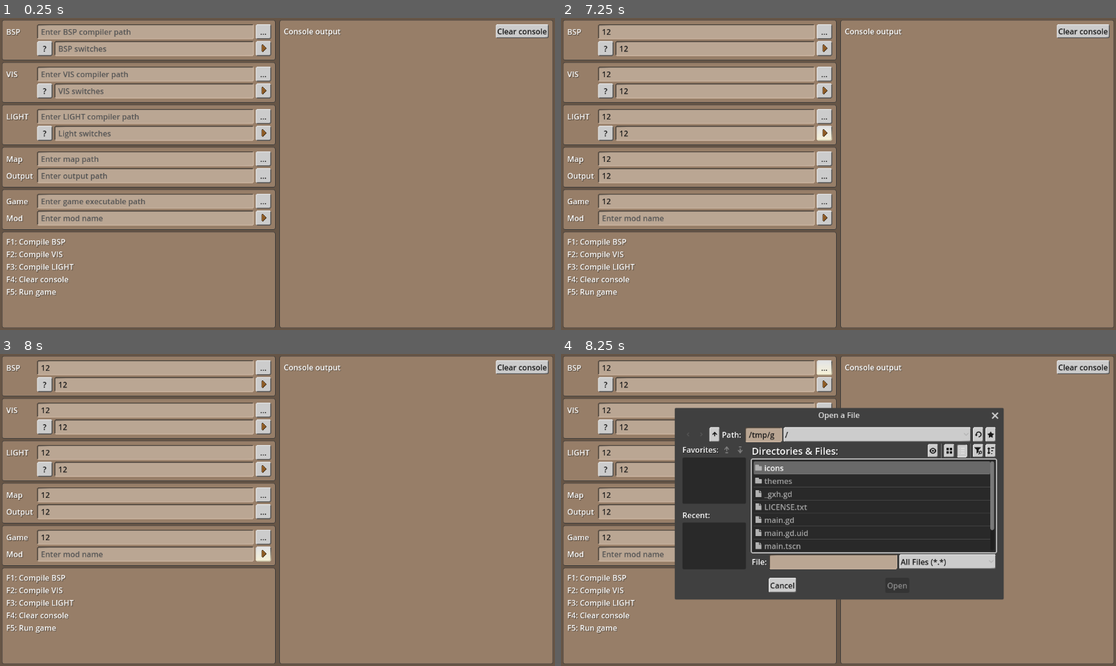
Above: before the commit, frames 1-4 (two rows, left to right).
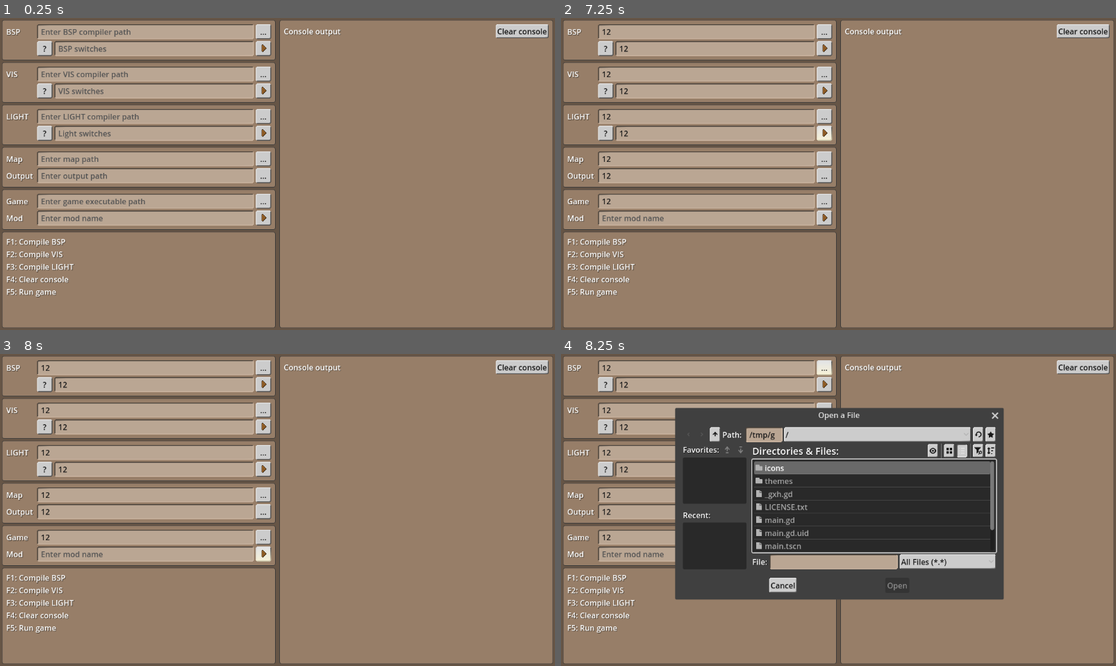
Above: after the commit, the same moments.

Repository: VictorKarp/Quakompiler
Game: Godot game, scene res://main.tscn
Two runs of this game, one before a commit and one after it. Both use one fixed random seed, a clock stepped at 60 frames per second and the inputs below.
Inputs (mouse positions are in pixels of both pictures, inside the frame that each line leads up to):
- Up to frame 1 (0.25 s): no input
- Up to frame 2 (7.25 s): click (705, 30) at 0.52 s; type "12" at 0.6 s; click (716, 49) at 0.75 s; type "12" at 0.83 s; click (705, 74) at 0.98 s; type "12" at 1.07 s; click (716, 89) at 1.27 s; type "12" at 1.35 s; click (705, 117) at 1.5 s; type "12" at 1.58 s; click (716, 133) at 1.73 s; type "12" at 1.82 s; click (705, 158) at 2.02 s; type "12" at 2.1 s; click (705, 177) at 2.25 s; type "12" at 2.33 s; click (705, 202) at 2.48 s; type "12" at 2.57 s; click "?" at 2.75 s; click (821, 49) at 3.5 s; click "?" at 4.25 s; click (821, 89) at 5 s; click "?" at 5.75 s; click (821, 133) at 6.5 s
- Up to frame 3 (8 s): click (260, 553) at 7.25 s
- Up to frame 4 (8.25 s): click "..." at 8 s

Frames 1-3 are identical in both runs. In frame 4, 1.3% of the frame differs, in the area x 20-70%, y 17-79%.

Commit message:
Rename various functions

Diff:
--- a/main.gd
+++ b/main.gd
@@ -8,10 +8,10 @@
 	%SelectVisPath.pressed.connect(_show_vis_browser)
 	%SelectLightPath.pressed.connect(_show_light_browser)
 	%SelectGamePath.pressed.connect(_show_game_browser)
-	%RunGame.pressed.connect(_on_run_game_pressed)
-	%BspHelp.pressed.connect(_on_bsp_help_pressed)
-	%VisHelp.pressed.connect(_on_vis_help_pressed)
-	%LightHelp.pressed.connect(_on_light_help_pressed)
+	%RunGame.pressed.connect(_run_game)
+	%BspHelp.pressed.connect(_print_bsp_help)
+	%VisHelp.pressed.connect(_print_vis_help)
+	%LightHelp.pressed.connect(_print_light_help)
 
 	%BspPath.text_changed.connect(_on_config_value_changed)
 	%BspSwitches.text_changed.connect(_on_config_value_changed)
@@ -60,7 +60,7 @@
 	if event.is_action_pressed("clear_console"):
 		_clear_console()
 	if event.is_action_pressed("run"):
-		_on_run_game_pressed()
+		_run_game()
 
 
 func _show_bsp_browser() -> void:
@@ -87,7 +87,7 @@
 	%SelectOutputDialog.popup_centered()
 
 
-func _on_run_game_pressed() -> void:
+func _run_game() -> void:
 	var basedir = _get_game_path().get_base_dir()
 	var map = _get_map_name()
 	OS.create_process(_get_game_path(), ["-basedir", basedir, "+game",
@@ -96,7 +96,7 @@
 
 func _compile_bsp() -> void:
 	var output = []
-	var switches = _get_bsp_switches()
+	var switches = _get_bsp_switches_array()
 	var args: PackedStringArray
 	if switches:
 		args = [_get_map_path()]
@@ -110,10 +110,10 @@
 
 func _compile_vis() -> void:
 	var output = []
-	var switches = _get_vis_switches()
+	var switches = _get_vis_switches_array()
 	var args: PackedStringArray
 	if switches:
-		args = _get_vis_switches()
+		args = _get_vis_switches_array()
 		args.append(_get_output_path())
 	else:
 		args = [_get_output_path()]
@@ -123,7 +123,7 @@
 
 func _compile_light() -> void:
 	var output = []
-	var switches = _get_light_switches()
+	var switches = _get_light_switches_array()
 	var args: PackedStringArray
 	if switches:
 		args = switches
@@ -191,7 +191,7 @@
 	%LightPath.text_changed.emit(value)
 
 
-func _get_bsp_switches():
+func _get_bsp_switches_array():
 	return %BspSwitches.text.split(" ", false)
 
 
@@ -203,7 +203,7 @@
 	%BspSwitches.text = value
 
 
-func _get_vis_switches():
+func _get_vis_switches_array():
 	return %VisSwitches.text.split(" ", false)
 
 
@@ -215,7 +215,7 @@
 	%VisSwitches.text = value
 
 
-func _get_light_switches():
+func _get_light_switches_array():
 	return %LightSwitches.text.split(" ", false)
 
 
@@ -245,33 +245,32 @@
 	%ModName.text_changed.emit(value)
 
 
-func _on_bsp_help_pressed() -> void:
+func _print_bsp_help() -> void:
 	var output: Array
 	OS.execute(%BspPath.text, [], output)
 	_print_array_to_console(output, true, true)
 
 
-func _on_vis_help_pressed() -> void:
+func _print_vis_help() -> void:
 	var output: Array
 	OS.execute(%VisPath.text, [], output)
 	_print_array_to_console(output, true, true)
 
 
-func _on_light_help_pressed() -> void:
+func _print_light_help() -> void:
 	var output: Array
 	OS.execute(%LightPath.text, [], output)
 	_print_array_to_console(output, true, true)
 
 
-func _print_array_to_console(array: Array, clear = true,
+func _print_array_to_console(array: Array, clear_console = true,
 		scroll_to_top = false) -> void:
-	if clear:
+	if clear_console:
 		_clear_console()
 	for item in array:
 		%ConsoleOutput.text += item
 	if scroll_to_top:
 		%ConsoleOutput.call_deferred("scroll_to_line", 0)
-
 
 
 func _on_config_value_changed(_value) -> void:
